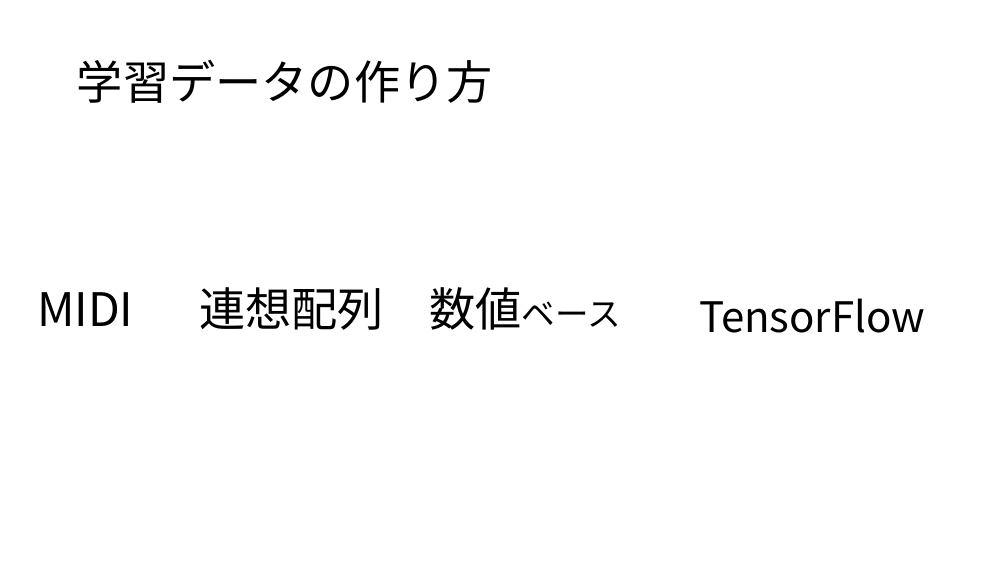
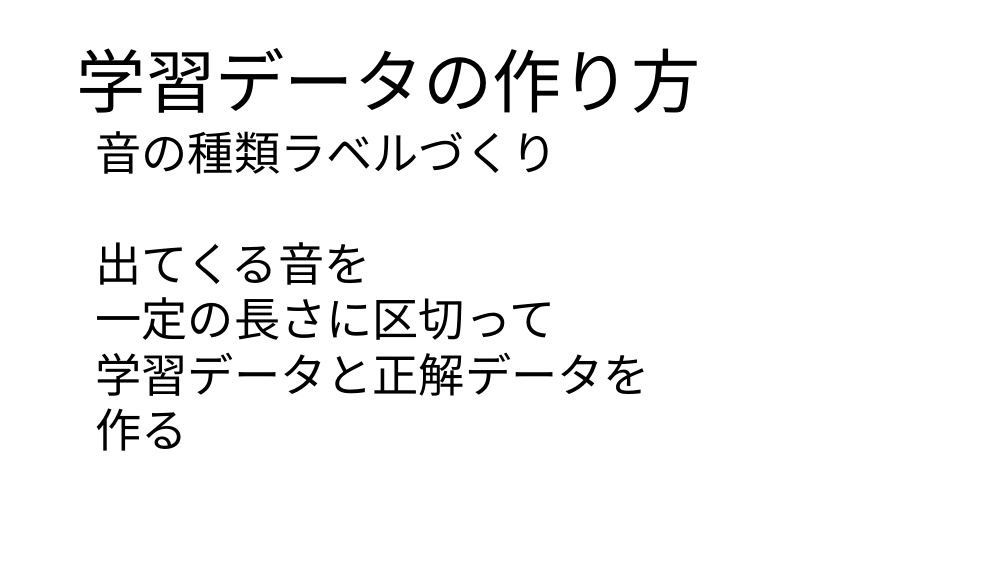
Before and after one commit to yoshitake266/bitComposer_prj, a slide deck: slide 6 of presentation/bit Composer2.pptx (slide 10 before the commit). Drawn at 1008x567 pixels with LibreOffice and Linux fonts; fonts in the diff are those of the drawing. Boxes give left, top, right and bottom in pixels: in the first picture for what was removed or moved away, otherwise in the second. Text is boxed around its words. In the diff, an @@ line names an element or a change of style, - is before the commit and + after.

```diff
--- a/presentation/bit Composer2.pptx
+++ b/presentation/bit Composer2.pptx
@@ title "学習データの作り方" at [77,48,701,113]: size 44 to 66 pt @@
@@ text added at [96,131,650,451], 44 pt, text #000000 @@
+音の種類ラベルづくり
+出てくる音を
+一定の長さに区切って
+学習データと正解データを作る
@@ text removed at [37,292,133,326] @@
-MIDI
@@ text removed at [199,287,384,330] @@
-連想配列
@@ text removed at [430,287,621,330] @@
-数値ベース
@@ text removed at [699,298,925,333] @@
-TensorFlow
```
Also in this commit, not shown: 11 other slides changed, 2 slides added, 2 slides removed.
